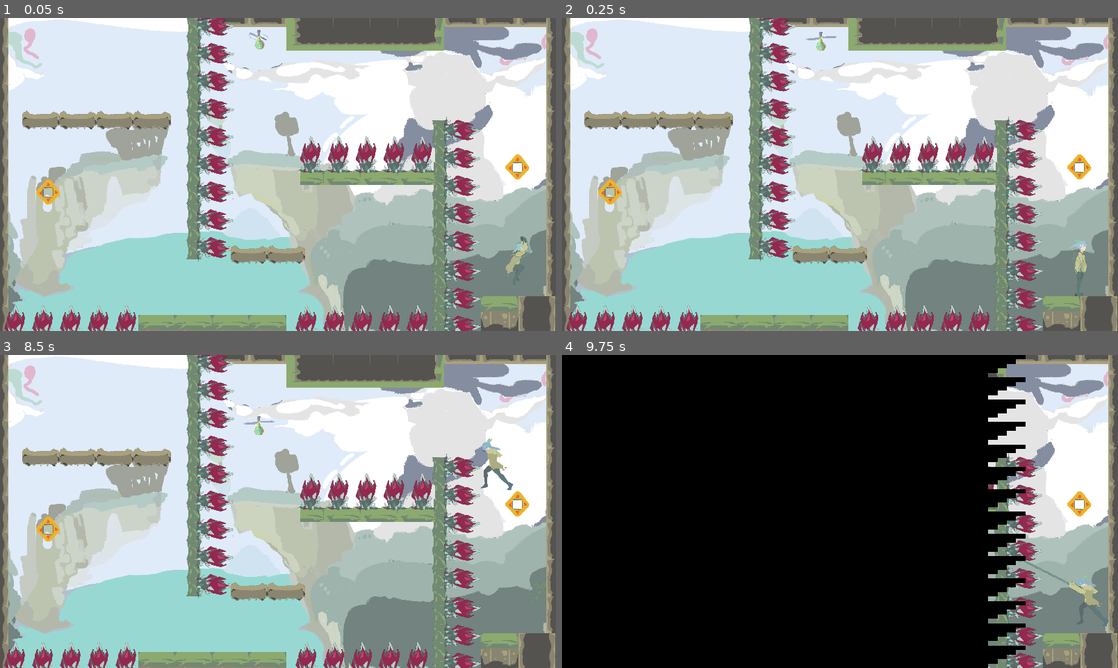
Above: before the commit, frames 1-4 (two rows, left to right).
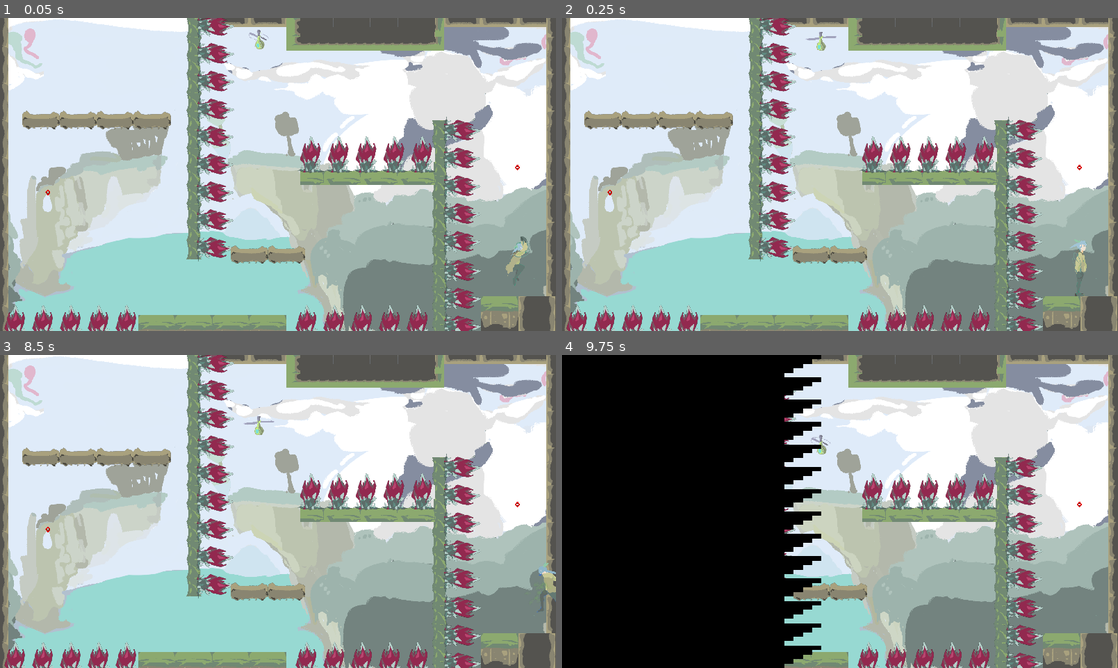
Above: after the commit, the same moments.

Repository: carterw11/lojam2023
Game: Godot game, scene res://Levels/Level11.tscn
Two runs of this game, one before a commit and one after it. Both use one fixed random seed, a clock stepped at 60 frames per second and the inputs below. This scene is started directly instead of the project's main scene.
Inputs (mouse positions are in pixels of both pictures, inside the frame that each line leads up to):
- Up to frame 1 (0.05 s): no input
- Up to frame 2 (0.25 s): no input
- Up to frame 3 (8.5 s): move the mouse to (400, 495) at 0.52 s; hold D (right) 0.53-1.28 s; click (400, 495) at 0.6 s; tap Space (jump) at 0.77, 1.52, 3.02, 3.77, 4.52, 6.02, 6.77, 7.52 s; move the mouse to (166, 527) at 1.27 s; hold S (down) 1.28-2.03 s; tap Shift (dash) every 1.5 s from 1.35 to 7.35 s; move the mouse to (333, 442) at 2.02 s; hold D (right) 2.03-2.78 s; click (333, 442) at 2.1 s; move the mouse to (250, 574) at 2.77 s; hold W (up) 2.78-3.53 s; move the mouse to (444, 558) at 3.52 s; hold A (left) 3.53-5.03 s; click (444, 558) at 3.6 s; move the mouse to (111, 464) at 4.27 s; move the mouse to (305, 511) at 5.02 s; hold S (down) 5.03-5.78 s; click (305, 511) at 5.1 s; move the mouse to (194, 433) at 5.77 s; hold D (right) 5.78-6.53 s; move the mouse to (400, 495) at 6.52 s; hold W (up) 6.53-7.28 s; click (400, 495) at 6.6 s; move the mouse to (166, 527) at 7.27 s; hold D (right) 7.28-8.03 s; move the mouse to (333, 442) at 8.02 s; hold S (down) from 8.03 s (still down); click (333, 442) at 8.1 s
- Up to frame 4 (9.75 s): move the mouse to (812, 574) at 8.77 s; release S (down) at 8.78 s; hold A (left) 8.78-9.53 s; tap Shift (dash) at 8.85 s; tap Space (jump) at 9.02 s; move the mouse to (1006, 558) at 9.52 s; hold W (up) from 9.53 s (still down); click (1006, 558) at 9.6 s

The runs differ from the first frame. In frame 1, 0.4% of the frame differs, in the area x 6-96%, y 43-60%; in frame 2, 0.4%; in frame 3, 0.9%; in frame 4, 37%, in the area x 40-99%, y 0-100%.

Commit message:
grapple png

Diff:
--- a/Objects/grapple_point.tscn
+++ b/Objects/grapple_point.tscn
@@ -1,17 +1,18 @@
 [gd_scene load_steps=4 format=3 uid="uid://br88pvgncorgq"]
 
 [ext_resource type="Script" path="res://Objects/grapple_point.gd" id="1_6qcy1"]
-[ext_resource type="Texture2D" uid="uid://o2mrbn60lydr" path="res://Images/Assets/Grapple/Grapple Point.png" id="2_naxkq"]
+[ext_resource type="Texture2D" uid="uid://c7p2v1emerilq" path="res://Images/Assets/Grapple/Grapple Point.png" id="2_lnpd4"]
 
 [sub_resource type="CircleShape2D" id="CircleShape2D_ekjlw"]
-radius = 45.1774
+radius = 15.1327
 
 [node name="Grapple Point" type="Area2D" groups=["grapplePoint"]]
 script = ExtResource("1_6qcy1")
 
 [node name="Sprite2D" type="Sprite2D" parent="."]
-position = Vector2(2, 0)
-texture = ExtResource("2_naxkq")
+modulate = Color(1, 0, 0, 1)
+scale = Vector2(0.208984, 0.222656)
+texture = ExtResource("2_lnpd4")
 
 [node name="CollisionShape2D" type="CollisionShape2D" parent="."]
 shape = SubResource("CircleShape2D_ekjlw")
